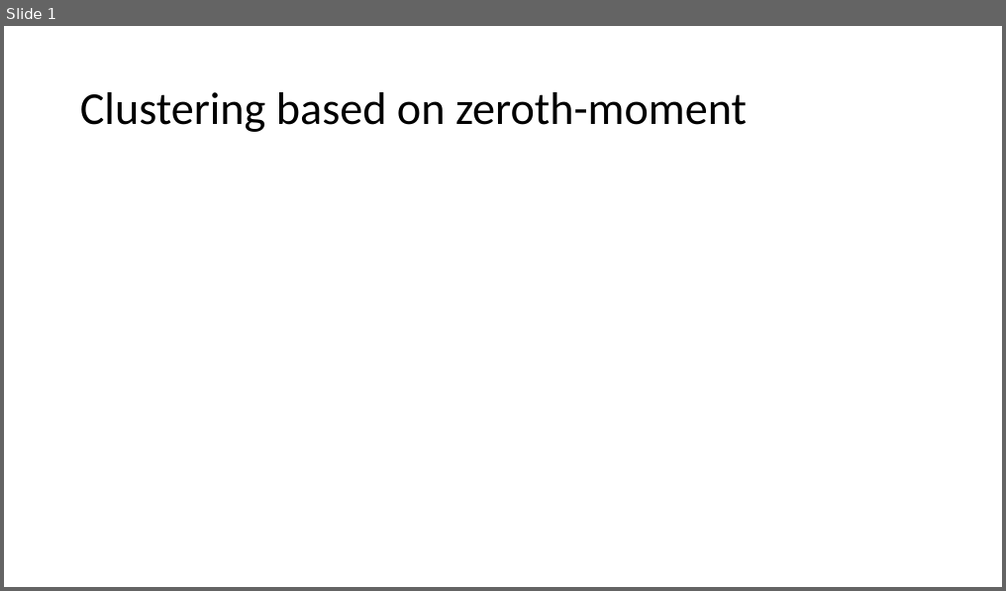
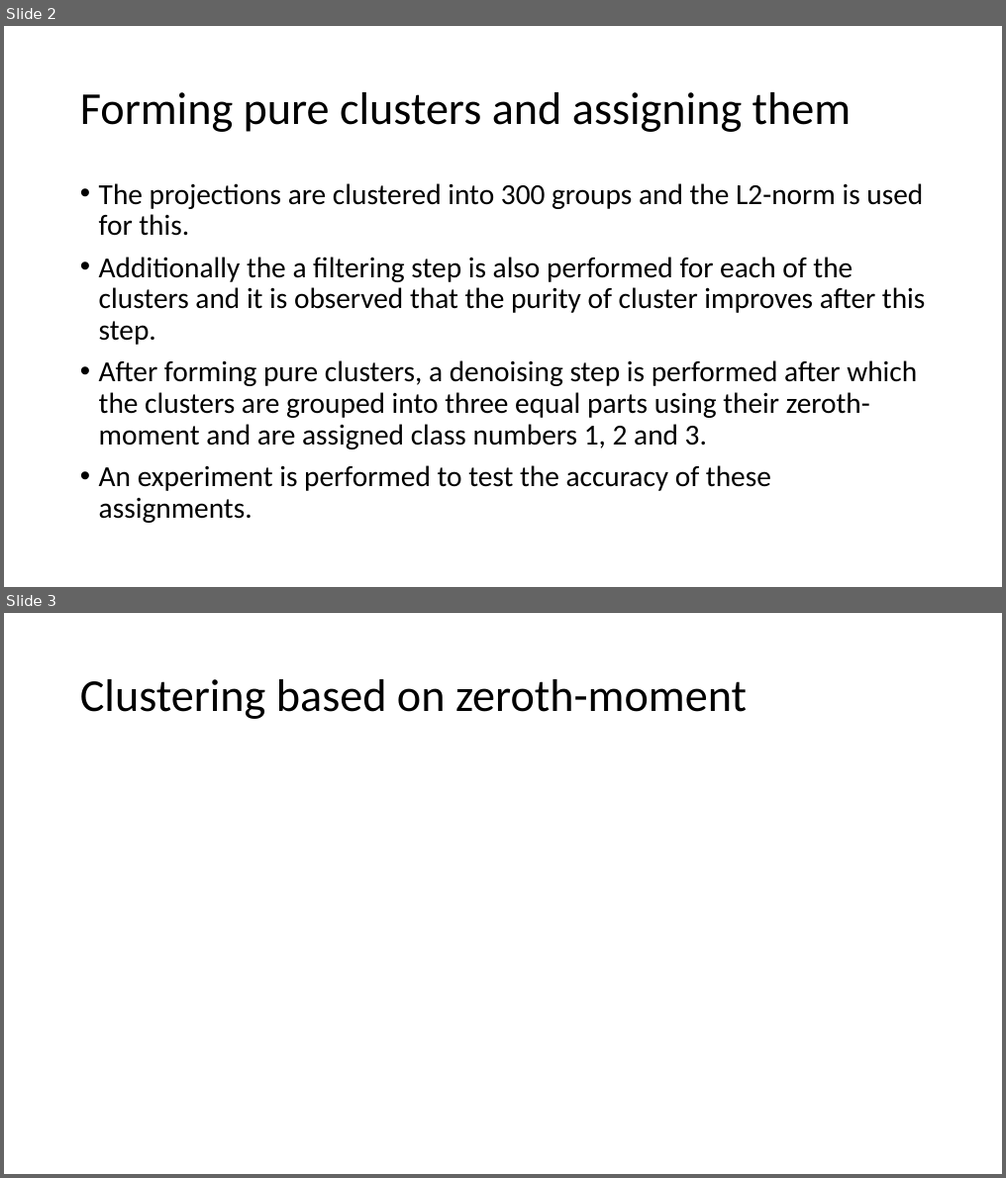
Before and after one commit to arunabh98/Heterogeneity-Symmetry-Tomography, a slide deck: reports/Project Status 9.pptx. Shown one above the other, each under a label of ours: slide 1 before the commit, slides 2 and 3 after it. The pictures are 1006x591 and 1006x1178 pixels, drawn with LibreOffice and Linux fonts; fonts in the diff are those of the drawing; grey boxes stand for pictures. Boxes give left, top, right and bottom in pixels: in the first picture for what was removed or moved away, otherwise in the second. Text is boxed around its words. In the diff, an @@ line names an element or a change of style, - is before the commit and + after.

```diff
--- a/reports/Project Status 9.pptx
+++ b/reports/Project Status 9.pptx
@@ slide 2 added at <box>4,26,1002,587</box>, background #FFFFFF @@
@@ title added at <box>80,92,851,132</box>, 44 pt, text #000000 @@
+Forming pure clusters and assigning them
@@ text added at <box>99,183,925,523</box>, 28 pt, text #000000 @@
+• The projections are clustered into 300 groups and the L2-norm is used for this.
+• Additionally the a filtering step is also performed for each of the clusters and it is observed that the purity of cluster improves after this step.
+• After forming pure clusters, a denoising step is performed after which the clusters are grouped into three equal parts using their zeroth-moment and are assigned class numbers 1, 2 and 3.
+• An experiment is performed to test the accuracy of these assignments.
@@ what was slide 1 is now slide 3 @@
```
Also in this commit, not shown: 2 slides changed, 5 other slides added, 49 other files.
